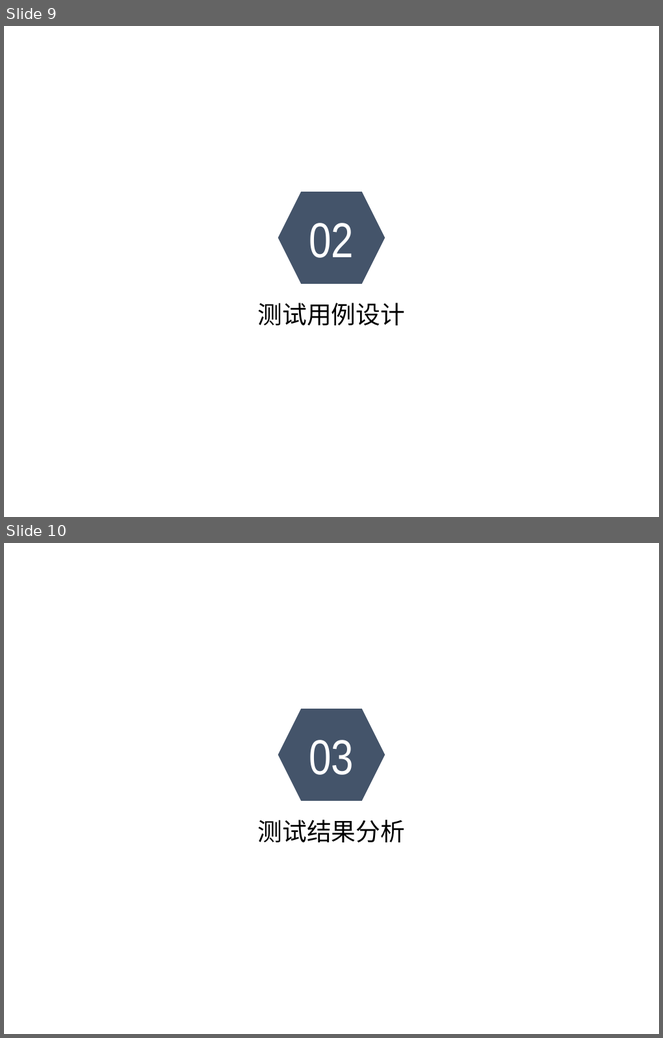
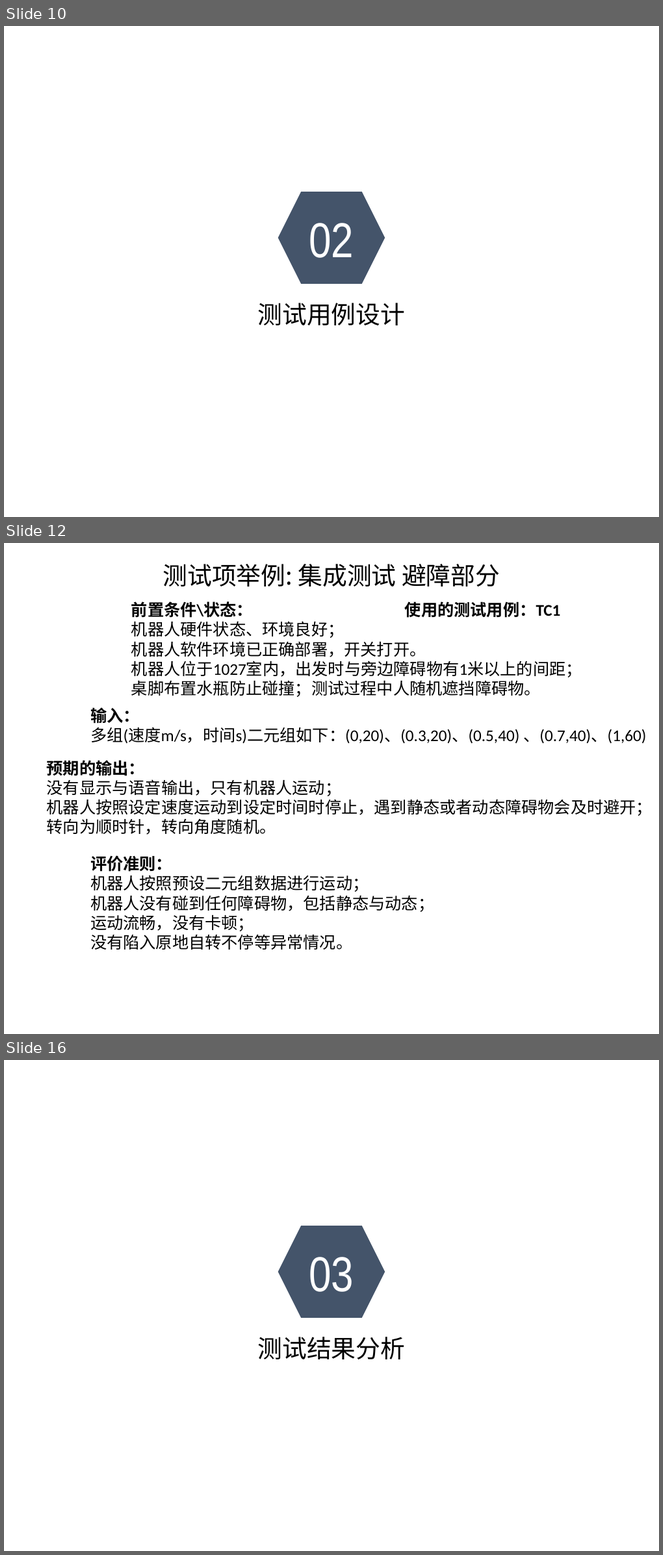
Before and after one commit to sebuaa2019/Team201, a slide deck: 测试报告.pptx. Shown one above the other, each under a label of ours: slides 9 and 10 before the commit, slides 10, 12 and 16 after it; the slides between them are not shown. The pictures are 663x1038 and 663x1555 pixels, drawn with LibreOffice and Linux fonts; fonts in the diff are those of the drawing; background and template pictures are left out. Boxes give left, top, right and bottom in pixels: in the first picture for what was removed or moved away, otherwise in the second. Text is boxed around its words. In the diff, an @@ line names an element or a change of style, - is before the commit and + after.

```diff
--- a/测试报告.pptx
+++ b/测试报告.pptx
@@ slide 12 added at (x1=4, y1=543, x2=659, y2=1034), background picture (left out) @@
@@ text added at (x1=163, y1=564, x2=500, y2=587), 27 pt, text #000000 @@
+测试项举例: 集成测试 避障部分
@@ text added at (x1=131, y1=601, x2=582, y2=697), 18 pt, text #000000 @@
+前置条件\状态：
+机器人硬件状态、环境良好；
+机器人软件环境已正确部署，开关打开。
+机器人位于1027室内，出发时与旁边障碍物有1米以上的间距；
+桌脚布置水瓶防止碰撞；测试过程中人随机遮挡障碍物。
@@ text added at (x1=405, y1=601, x2=561, y2=618), 18 pt, text #000000, bold @@
+使用的测试用例：TC1
@@ text added at (x1=90, y1=707, x2=646, y2=744), 18 pt, text #000000 @@
+输入：
+多组(速度m/s，时间s)二元组如下：(0,20)、(0.3,20)、(0.5,40) 、(0.7,40)、(1,60)
@@ text added at (x1=47, y1=760, x2=653, y2=835), 18 pt, text #000000 @@
+预期的输出：
+没有显示与语音输出，只有机器人运动；
+机器人按照设定速度运动到设定时间时停止，遇到静态或者动态障碍物会及时避开；
+转向为顺时针，转向角度随机。
@@ text added at (x1=90, y1=856, x2=434, y2=950), 18 pt, text #000000 @@
+评价准则：
+机器人按照预设二元组数据进行运动；
+机器人没有碰到任何障碍物，包括静态与动态；
+运动流畅，没有卡顿；
+没有陷入原地自转不停等异常情况。
@@ what was slide 9 is now slide 10 @@
@@ what was slide 10 is now slide 16 @@
```
Also in this commit, not shown: 13 other slides added, 5 slides removed.
